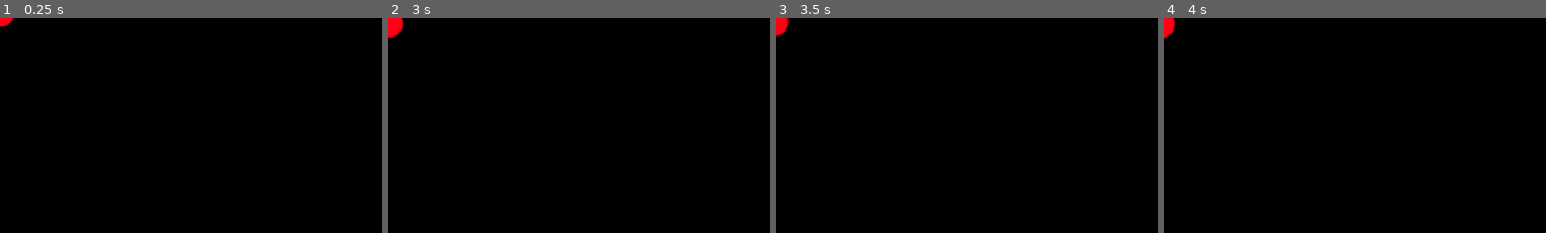
Above: before the commit, frames 1-4 (left to right).
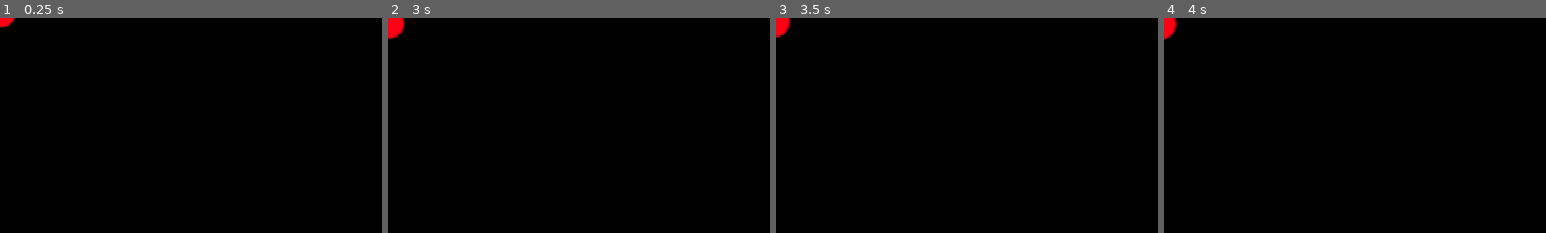
Above: after the commit, the same moments.

Repository: Meansofa/GodotPresets
Game: Godot game, scene res://Scenes/cell.tscn
The game is run twice, just before and just after one commit, with the same random seed, the same clock (stepped at 60 frames per second) and the same inputs. This scene is started directly instead of the project's main scene.
Inputs (mouse positions are % of the whole screen's width and height, from its top left):
- Up to frame 1 (0.25 s): no input
- Up to frame 2 (3 s): tap Enter at 0.5, 2 s; move the mouse to (72, 45) at 0.52 s; hold Right (ui_right) 0.53-1.28 s; click (72, 45) at 0.67 s; tap Space at 1.25, 2.75 s; move the mouse to (30, 55) at 1.27 s; hold Down (ui_down) 1.28-2.03 s; move the mouse to (60, 28) at 2.02 s; hold Right (ui_right) 2.03-2.78 s; move the mouse to (45, 70) at 2.77 s; hold Up (ui_up) from 2.78 s (still down); click (45, 70) at 2.92 s
- Up to frame 3 (3.5 s): keep holding Up (ui_up)
- Up to frame 4 (4 s): tap Enter at 3.5 s; move the mouse to (80, 65) at 3.52 s; release Up (ui_up) at 3.53 s; hold Left (ui_left) from 3.53 s (still down)
The pictures show only the part of the screen within x 0-50%, y 0-50%; the shares and areas given below are measured in that part.

The runs differ from the first frame. In frame 1, less than 0.1% of the frame differs, in the area x 0-4%, y 0-5%; in frame 2, less than 0.1%; in frame 3, less than 0.1%, in the area x 0-4%, y 0-10%; in frame 4, less than 0.1%.

Commit message:
Added canvas group and white border to current player's cells

Diff:
--- a/Scenes/cell.tscn
+++ b/Scenes/cell.tscn
@@ -44,8 +44,8 @@
 radius = 0.01
 
 [sub_resource type="Gradient" id="Gradient_hchrr"]
-offsets = PackedFloat32Array(0.355263, 0.453947, 0.539474, 1, 5)
-colors = PackedColorArray(1, 0, 0.0941176, 1, 1, 0, 0.0941176, 1, 0.219501, 0.219501, 0.219501, 0, 0.631373, 0.631373, 0.631373, 0, 0, 0, 0, 1)
+offsets = PackedFloat32Array(0.355263, 0.453947, 0.526316, 0.559211, 0.592105, 1, 5)
+colors = PackedColorArray(1, 0, 0.0941176, 1, 1, 0, 0.0941176, 1, 0.791866, 0.0585339, 0.127553, 0.733332, 0.438723, 0.438723, 0.438723, 0, 0.219501, 0.219501, 0.219501, 0, 0.631373, 0.631373, 0.631373, 0, 0, 0, 0, 1)
 
 [sub_resource type="GradientTexture2D" id="GradientTexture2D_mknqo"]
 gradient = SubResource("Gradient_hchrr")
--- a/Scenes/cell_spawner.tscn
+++ b/Scenes/cell_spawner.tscn
@@ -1,15 +1,18 @@
-[gd_scene load_steps=7 format=3 uid="uid://diimhw6lk5yth"]
+[gd_scene load_steps=9 format=3 uid="uid://diimhw6lk5yth"]
 
 [ext_resource type="Theme" uid="uid://cd3emeqj5ahbc" path="res://Themes/Cell_Spawner.tres" id="1_xf86b"]
 [ext_resource type="PackedScene" uid="uid://btubenec55x0o" path="res://Scenes/cell.tscn" id="1_y6xxv"]
 [ext_resource type="AudioStream" uid="uid://yi7ubx4tkhdc" path="res://Assets/SFX/spawn_cell.wav" id="3_5g6sr"]
 [ext_resource type="AudioStream" uid="uid://3wq56mcmgtvc" path="res://Assets/SFX/pop_cell.wav" id="4_juoew"]
+[ext_resource type="Material" uid="uid://dj2nlqquchnfu" path="res://Themes/canvasborder_shader.tres" id="5_juoew"]
 
 [sub_resource type="GDScript" id="GDScript_p5304"]
 script/source = "extends Button
 
+@export_category(\"Child Nodes\")
 @export var cell : PackedScene
 @export var center : CenterContainer
+@export var cells_parent : CanvasGroup
 @export var area_2d : Area2D
 
 @export_category(\"Sound Effects\")
@@ -37,6 +40,7 @@
 func _ready() -> void:
 	add_child(audioPlayer)
 	GameState.connect(\"restart\", _restart)
+	PlayerData.connect(\"player_change\", _is_current_player_spawner_owner)
 
 func _on_pressed() -> void:
 	if spawner_owner == -1: #if no owner of this spawner,
@@ -48,9 +52,17 @@
 		audioPlayer.play_sound(spawn_sound)
 		PlayerData.next_player() #switch to the next player in queue
 
+func _is_current_player_spawner_owner(): # if the current player is the owner
+	if spawner_owner == PlayerData.current_player:
+		cells_parent.add_border()
+		return true
+	else:
+		cells_parent.remove_border()
+		return false
+
 func spawn_cell():
 	var cell_instance = cell.instantiate() #create an instance of the cell
-	center.call_deferred(\"add_child\", cell_instance) #add the cell as a child of the center(to spawn to center)
+	cells_parent.call_deferred(\"add_child\", cell_instance) #add the cell as a child of the cells_parent(to spawn to center)
 	cells.append(cell_instance) #append to the cells array
 
 	cell_instance.set(\"parent_ref\", self) #brand the cell as your own child
@@ -111,7 +123,23 @@
 [sub_resource type="CircleShape2D" id="CircleShape2D_1wp5y"]
 radius = 32.0
 
-[node name="Cell_spawner" type="Button" node_paths=PackedStringArray("center", "area_2d")]
+[sub_resource type="GDScript" id="GDScript_v6jyy"]
+resource_name = "cells_parent"
+script/source = "extends CanvasGroup
+
+@export var shader_material : Material
+
+#func _ready() -> void:
+	#PlayerData.connect(\"player_change\", )
+
+func add_border():
+	material = shader_material
+
+func remove_border():
+	material = null
+"
+
+[node name="Cell_spawner" type="Button" node_paths=PackedStringArray("center", "cells_parent", "area_2d")]
 z_index = -1
 custom_minimum_size = Vector2(96, 96)
 offset_left = -48.0
@@ -127,6 +155,7 @@
 script = SubResource("GDScript_p5304")
 cell = ExtResource("1_y6xxv")
 center = NodePath("CenterContainer")
+cells_parent = NodePath("CenterContainer/CellsParent")
 area_2d = NodePath("CenterContainer/Area2D")
 spawn_sound = ExtResource("3_5g6sr")
 pop_sound = ExtResource("4_juoew")
@@ -150,5 +179,10 @@
 [node name="CollisionShape2D" type="CollisionShape2D" parent="CenterContainer/Area2D"]
 shape = SubResource("CircleShape2D_1wp5y")
 
+[node name="CellsParent" type="CanvasGroup" parent="CenterContainer"]
+material = ExtResource("5_juoew")
+script = SubResource("GDScript_v6jyy")
+shader_material = ExtResource("5_juoew")
+
 [connection signal="pressed" from="." to="." method="_on_pressed"]
 [connection signal="body_entered" from="CenterContainer/Area2D" to="." method="_on_area_2d_body_entered"]
--- a/Scripts/zoom_camera.gd
+++ b/Scripts/zoom_camera.gd
@@ -5,7 +5,7 @@
 
 # Called when the node enters the scene tree for the first time.
 func _ready() -> void:
-	pass # Replace with function body.
+	GameState.connect("restart", _restart)
 
 
 # Called every frame. 'delta' is the elapsed time since the previous frame.
@@ -25,3 +25,6 @@
 	if !%MainMenu.visible: #once the main menu is not visible return to natural zoom
 		zoom = zoom * 2
 		print(self.name, ">camera zoom: ", zoom)
+
+func _restart(): #revert the zoom to normal
+	zoom = zoom * main_menu_zoom
--- /dev/null
+++ b/Themes/canvasborder_shader.tres
@@ -0,0 +1,36 @@
+[gd_resource type="ShaderMaterial" load_steps=2 format=3 uid="uid://dj2nlqquchnfu"]
+
+[sub_resource type="Shader" id="Shader_5g6sr"]
+code = "shader_type canvas_item;
+
+uniform sampler2D screen_texture : hint_screen_texture, repeat_disable, filter_nearest;
+uniform vec4 line_color : source_color = vec4(0.0, 0.0, 0.0, 1.0);
+uniform float line_thickness : hint_range(0, 10) = 1.0;
+
+const vec2 OFFSETS[8] = {
+	vec2(-1, 0), vec2(0,-1), vec2(0, 1), vec2(1,0), vec2(-1, -1), vec2(1,1), vec2(1, -1), vec2(-1, 1)
+};
+
+void fragment() {
+	vec2 size = SCREEN_PIXEL_SIZE * line_thickness;
+	float outline= 0.0;
+	for(int i = 0; i < OFFSETS.length(); i++) {
+			outline += texture(screen_texture, SCREEN_UV + size * OFFSETS[i]).a;
+		}
+		outline = min(outline, 1.0);
+
+		vec4 c = textureLod(screen_texture, SCREEN_UV, 0.0);
+
+		if (c.a > 0.0001) {
+			c.rgb /= c.a;
+		}
+
+		COLOR = mix(c, line_color, outline - c.a);
+
+	}
+"
+
+[resource]
+shader = SubResource("Shader_5g6sr")
+shader_parameter/line_color = Color(1, 1, 1, 1)
+shader_parameter/line_thickness = 2.0
--- a/main.tscn
+++ b/main.tscn
@@ -752,37 +752,37 @@
 script = SubResource("GDScript_efxa6")
 
 [connection signal="pressed" from="SpawnersLayer/Cell_spawner" to="SpawnersLayer/Cell_spawner" method="_on_pressed"]
-[connection signal="pressed" from="SpawnersLayer/@Button@22059" to="SpawnersLayer/@Button@22059" method="_on_pressed"]
-[connection signal="pressed" from="SpawnersLayer/@Button@22060" to="SpawnersLayer/@Button@22060" method="_on_pressed"]
-[connection signal="pressed" from="SpawnersLayer/@Button@22061" to="SpawnersLayer/@Button@22061" method="_on_pressed"]
-[connection signal="pressed" from="SpawnersLayer/@Button@22062" to="SpawnersLayer/@Button@22062" method="_on_pressed"]
-[connection signal="pressed" from="SpawnersLayer/@Button@22063" to="SpawnersLayer/@Button@22063" method="_on_pressed"]
-[connection signal="pressed" from="SpawnersLayer/@Button@22064" to="SpawnersLayer/@Button@22064" method="_on_pressed"]
-[connection signal="pressed" from="SpawnersLayer/@Button@22065" to="SpawnersLayer/@Button@22065" method="_on_pressed"]
-[connection signal="pressed" from="SpawnersLayer/@Button@22066" to="SpawnersLayer/@Button@22066" method="_on_pressed"]
-[connection signal="pressed" from="SpawnersLayer/@Button@22067" to="SpawnersLayer/@Button@22067" method="_on_pressed"]
-[connection signal="pressed" from="SpawnersLayer/@Button@22068" to="SpawnersLayer/@Button@22068" method="_on_pressed"]
-[connection signal="pressed" from="SpawnersLayer/@Button@22069" to="SpawnersLayer/@Button@22069" method="_on_pressed"]
-[connection signal="pressed" from="SpawnersLayer/@Button@22070" to="SpawnersLayer/@Button@22070" method="_on_pressed"]
-[connection signal="pressed" from="SpawnersLayer/@Button@22071" to="SpawnersLayer/@Button@22071" method="_on_pressed"]
-[connection signal="pressed" from="SpawnersLayer/@Button@22072" to="SpawnersLayer/@Button@22072" method="_on_pressed"]
-[connection signal="pressed" from="SpawnersLayer/@Button@22073" to="SpawnersLayer/@Button@22073" method="_on_pressed"]
-[connection signal="pressed" from="SpawnersLayer/@Button@22074" to="SpawnersLayer/@Button@22074" method="_on_pressed"]
-[connection signal="pressed" from="SpawnersLayer/@Button@22075" to="SpawnersLayer/@Button@22075" method="_on_pressed"]
-[connection signal="pressed" from="SpawnersLayer/@Button@22076" to="SpawnersLayer/@Button@22076" method="_on_pressed"]
-[connection signal="pressed" from="SpawnersLayer/@Button@22077" to="SpawnersLayer/@Button@22077" method="_on_pressed"]
-[connection signal="pressed" from="SpawnersLayer/@Button@22078" to="SpawnersLayer/@Button@22078" method="_on_pressed"]
-[connection signal="pressed" from="SpawnersLayer/@Button@22079" to="SpawnersLayer/@Button@22079" method="_on_pressed"]
-[connection signal="pressed" from="SpawnersLayer/@Button@22080" to="SpawnersLayer/@Button@22080" method="_on_pressed"]
-[connection signal="pressed" from="SpawnersLayer/@Button@22081" to="SpawnersLayer/@Button@22081" method="_on_pressed"]
-[connection signal="pressed" from="SpawnersLayer/@Button@22082" to="SpawnersLayer/@Button@22082" method="_on_pressed"]
-[connection signal="pressed" from="SpawnersLayer/@Button@22083" to="SpawnersLayer/@Button@22083" method="_on_pressed"]
-[connection signal="pressed" from="SpawnersLayer/@Button@22084" to="SpawnersLayer/@Button@22084" method="_on_pressed"]
-[connection signal="pressed" from="SpawnersLayer/@Button@22085" to="SpawnersLayer/@Button@22085" method="_on_pressed"]
-[connection signal="pressed" from="SpawnersLayer/@Button@22086" to="SpawnersLayer/@Button@22086" method="_on_pressed"]
-[connection signal="pressed" from="SpawnersLayer/@Button@22087" to="SpawnersLayer/@Button@22087" method="_on_pressed"]
-[connection signal="pressed" from="SpawnersLayer/@Button@22088" to="SpawnersLayer/@Button@22088" method="_on_pressed"]
-[connection signal="pressed" from="SpawnersLayer/@Button@22089" to="SpawnersLayer/@Button@22089" method="_on_pressed"]
+[connection signal="pressed" from="SpawnersLayer/@Button@68934" to="SpawnersLayer/@Button@68934" method="_on_pressed"]
+[connection signal="pressed" from="SpawnersLayer/@Button@68935" to="SpawnersLayer/@Button@68935" method="_on_pressed"]
+[connection signal="pressed" from="SpawnersLayer/@Button@68936" to="SpawnersLayer/@Button@68936" method="_on_pressed"]
+[connection signal="pressed" from="SpawnersLayer/@Button@68937" to="SpawnersLayer/@Button@68937" method="_on_pressed"]
+[connection signal="pressed" from="SpawnersLayer/@Button@68938" to="SpawnersLayer/@Button@68938" method="_on_pressed"]
+[connection signal="pressed" from="SpawnersLayer/@Button@68939" to="SpawnersLayer/@Button@68939" method="_on_pressed"]
+[connection signal="pressed" from="SpawnersLayer/@Button@68940" to="SpawnersLayer/@Button@68940" method="_on_pressed"]
+[connection signal="pressed" from="SpawnersLayer/@Button@68941" to="SpawnersLayer/@Button@68941" method="_on_pressed"]
+[connection signal="pressed" from="SpawnersLayer/@Button@68942" to="SpawnersLayer/@Button@68942" method="_on_pressed"]
+[connection signal="pressed" from="SpawnersLayer/@Button@68943" to="SpawnersLayer/@Button@68943" method="_on_pressed"]
+[connection signal="pressed" from="SpawnersLayer/@Button@68944" to="SpawnersLayer/@Button@68944" method="_on_pressed"]
+[connection signal="pressed" from="SpawnersLayer/@Button@68945" to="SpawnersLayer/@Button@68945" method="_on_pressed"]
+[connection signal="pressed" from="SpawnersLayer/@Button@68946" to="SpawnersLayer/@Button@68946" method="_on_pressed"]
+[connection signal="pressed" from="SpawnersLayer/@Button@68947" to="SpawnersLayer/@Button@68947" method="_on_pressed"]
+[connection signal="pressed" from="SpawnersLayer/@Button@68948" to="SpawnersLayer/@Button@68948" method="_on_pressed"]
+[connection signal="pressed" from="SpawnersLayer/@Button@68949" to="SpawnersLayer/@Button@68949" method="_on_pressed"]
+[connection signal="pressed" from="SpawnersLayer/@Button@68950" to="SpawnersLayer/@Button@68950" method="_on_pressed"]
+[connection signal="pressed" from="SpawnersLayer/@Button@68951" to="SpawnersLayer/@Button@68951" method="_on_pressed"]
+[connection signal="pressed" from="SpawnersLayer/@Button@68952" to="SpawnersLayer/@Button@68952" method="_on_pressed"]
+[connection signal="pressed" from="SpawnersLayer/@Button@68953" to="SpawnersLayer/@Button@68953" method="_on_pressed"]
+[connection signal="pressed" from="SpawnersLayer/@Button@68954" to="SpawnersLayer/@Button@68954" method="_on_pressed"]
+[connection signal="pressed" from="SpawnersLayer/@Button@68955" to="SpawnersLayer/@Button@68955" method="_on_pressed"]
+[connection signal="pressed" from="SpawnersLayer/@Button@68956" to="SpawnersLayer/@Button@68956" method="_on_pressed"]
+[connection signal="pressed" from="SpawnersLayer/@Button@68957" to="SpawnersLayer/@Button@68957" method="_on_pressed"]
+[connection signal="pressed" from="SpawnersLayer/@Button@68958" to="SpawnersLayer/@Button@68958" method="_on_pressed"]
+[connection signal="pressed" from="SpawnersLayer/@Button@68959" to="SpawnersLayer/@Button@68959" method="_on_pressed"]
+[connection signal="pressed" from="SpawnersLayer/@Button@68960" to="SpawnersLayer/@Button@68960" method="_on_pressed"]
+[connection signal="pressed" from="SpawnersLayer/@Button@68961" to="SpawnersLayer/@Button@68961" method="_on_pressed"]
+[connection signal="pressed" from="SpawnersLayer/@Button@68962" to="SpawnersLayer/@Button@68962" method="_on_pressed"]
+[connection signal="pressed" from="SpawnersLayer/@Button@68963" to="SpawnersLayer/@Button@68963" method="_on_pressed"]
+[connection signal="pressed" from="SpawnersLayer/@Button@68964" to="SpawnersLayer/@Button@68964" method="_on_pressed"]
 [connection signal="pressed" from="UI Canvas/Main_Control/UI/RestartButton" to="UI Canvas/Main_Control/UI/RestartButton" method="_on_pressed"]
 [connection signal="pressed" from="UI Canvas/Main_Control/UI/MuteButton" to="UI Canvas/Main_Control/UI/MuteButton" method="_on_pressed"]
 [connection signal="visibility_changed" from="UI Canvas/Main_Control/MainMenu" to="ZoomCamera" method="_on_main_menu_visibility_changed"]
